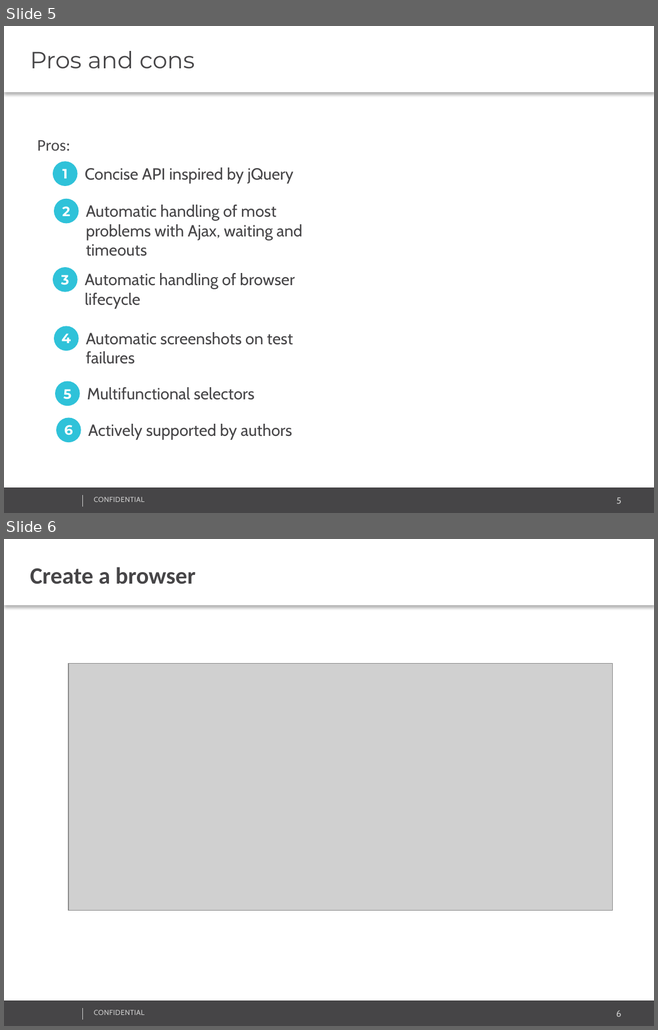
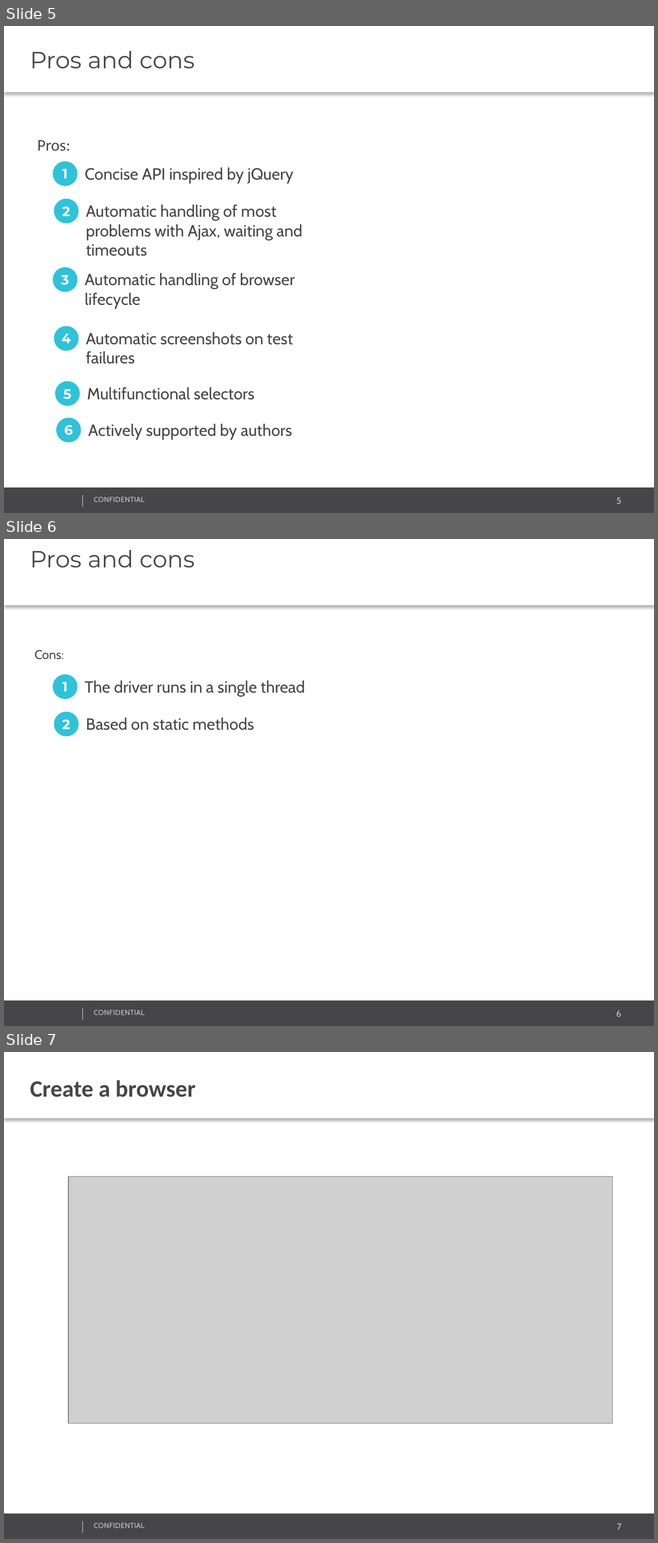
Before and after one commit to RamanPatsiayuk/Selenide, a slide deck: Selenide.pptx. Shown one above the other, each under a label of ours: slides 5 and 6 before the commit, slides 5, 6 and 7 after it. The pictures are 658x1030 and 658x1543 pixels, drawn with LibreOffice and Linux fonts; fonts in the diff are those of the drawing; grey boxes stand for pictures; background and template pictures are left out. Boxes give left, top, right and bottom in pixels: in the first picture for what was removed or moved away, otherwise in the second. Text is boxed around its words. In the diff, an @@ line names an element or a change of style, - is before the commit and + after.

```diff
--- a/Selenide.pptx
+++ b/Selenide.pptx
@@ slide 6 added at box(4, 539, 654, 1026), background #FFFFFF; not listed: 4 template elements that a slide beside it also shows @@
@@ text added at box(4, 539, 654, 605), fill #FFFFFF, 26 pt, text #464547 @@
+Pros and cons
@@ text added at box(35, 650, 64, 660), 14 pt, text #464547 @@
+Cons:
@@ ellipse added at box(53, 674, 78, 699), fill #2FC2D9 @@
@@ text added at box(63, 682, 68, 692), 15 pt, text #FFFFFF, bold @@
+1
@@ text added at box(85, 681, 305, 696), 18 pt, text #464547 @@
+The driver runs in a single thread
@@ ellipse added at box(54, 712, 79, 736), fill #2FC2D9 @@
@@ text added at box(62, 719, 70, 729), 15 pt, text #FFFFFF, bold @@
+2
@@ text added at box(86, 718, 254, 730), 18 pt, text #464547 @@
+Based on static methods
@@ what was slide 6 is now slide 7 @@
@@ page number at box(616, 1524, 621, 1530): text changed @@
-6
+7
```
Also in this commit, not shown: 4 other files.
